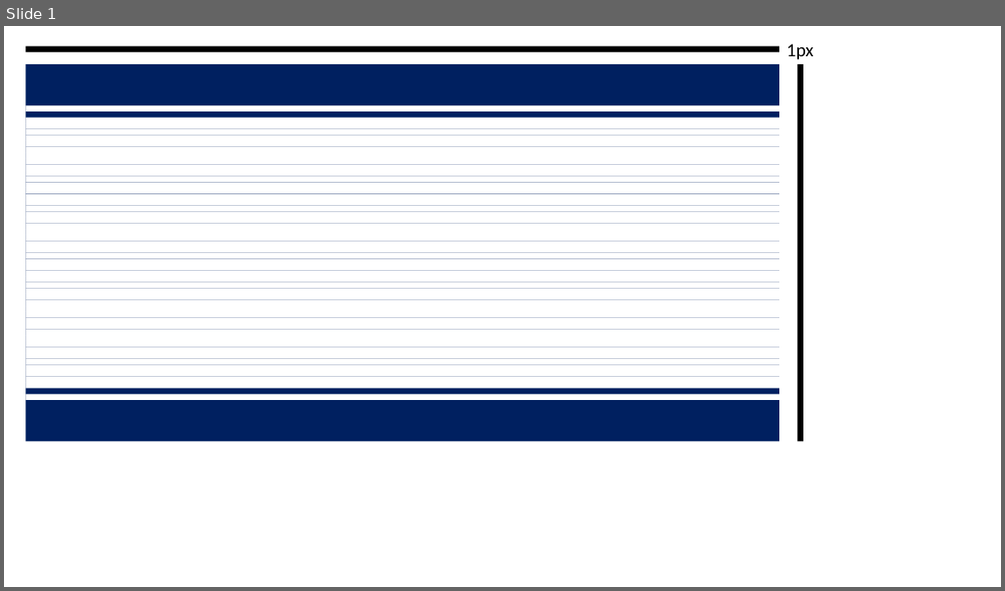
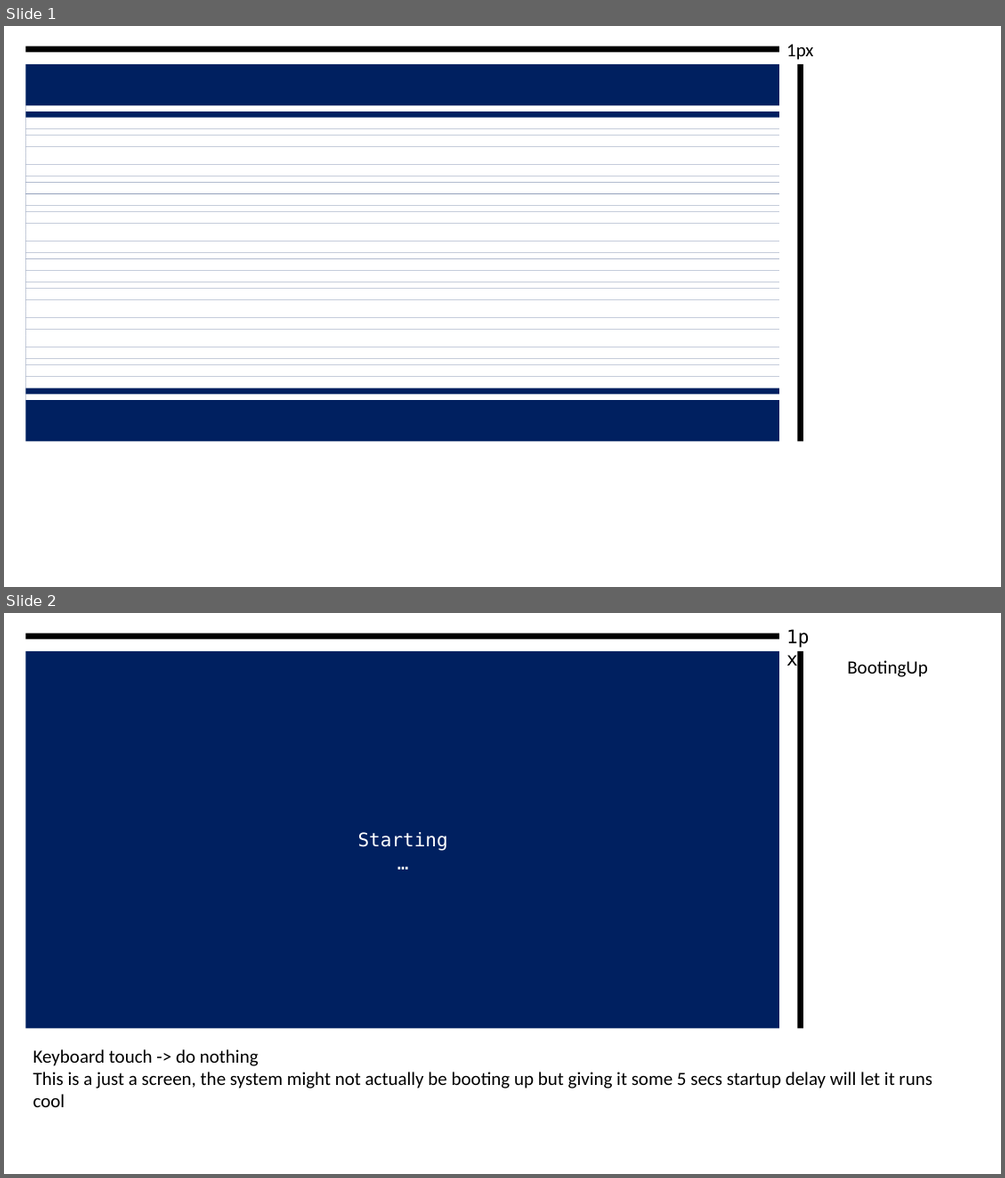
Before and after one commit to 1172005thinh/VendingMachine, a slide deck: UI-UX.pptx. Shown one above the other, each under a label of ours: slide 1 before the commit, slides 1 and 2 after it. The pictures are 1005x591 and 1005x1178 pixels, drawn with LibreOffice and Linux fonts; fonts in the diff are those of the drawing. Boxes give left, top, right and bottom in pixels: in the first picture for what was removed or moved away, otherwise in the second. Text is boxed around its words. In the diff, an @@ line names an element or a change of style, - is before the commit and + after.

```diff
--- a/UI-UX.pptx
+++ b/UI-UX.pptx
@@ slide 2 added at (4,613,1001,1174), background #FFFFFF @@
@@ rectangle added at (25,633,779,639), fill #000000 @@
@@ text added at (779,621,827,651), 18 pt, text #000000 @@
+1px
@@ rectangle added at (25,651,779,1028), fill #002060 @@
@@ rectangle added at (797,651,803,1028), fill #000000 @@
@@ text added at (847,660,928,677), 18 pt, text #000000 @@
+BootingUp
@@ rectangle added at (32,705,774,975), fill #002060 @@
@@ text added at (358,832,448,851), 18 pt, text #FFFFFF @@
+Starting…
@@ text added at (33,1049,932,1107), 18 pt, text #000000 @@
+Keyboard touch -> do nothing
+This is a just a screen, the system might not actually be booting up but giving it some 5 secs startup delay will let it runs cool
```
Also in this commit, not shown: 2 slides changed, 22 other slides added, 1 other file.
